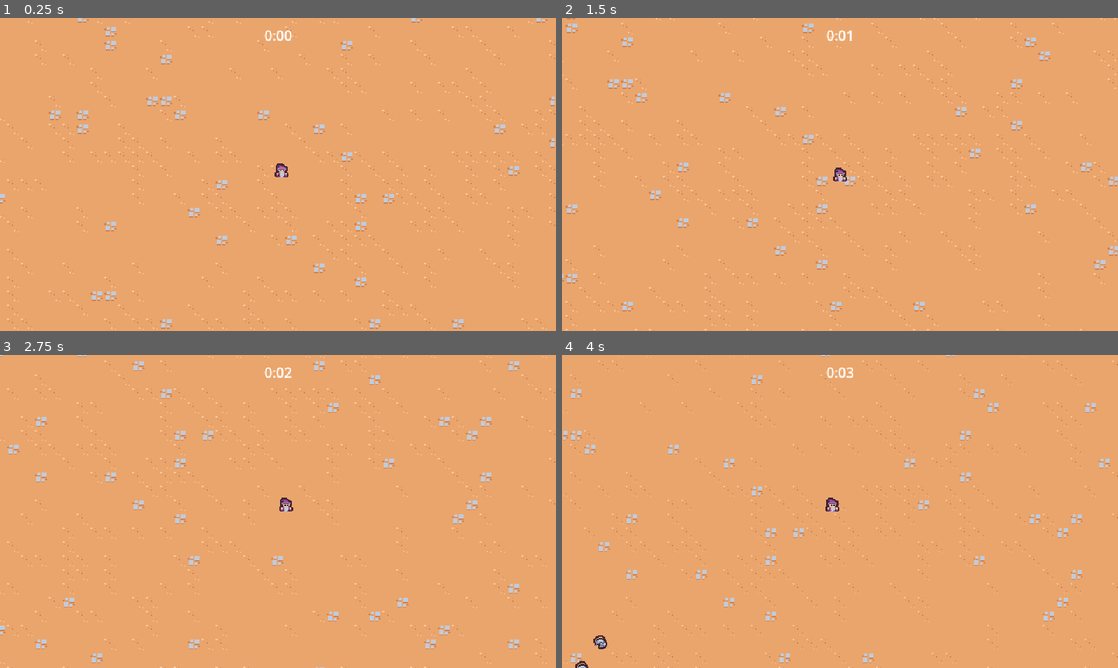
Above: before the commit, frames 1-4 (two rows, left to right).
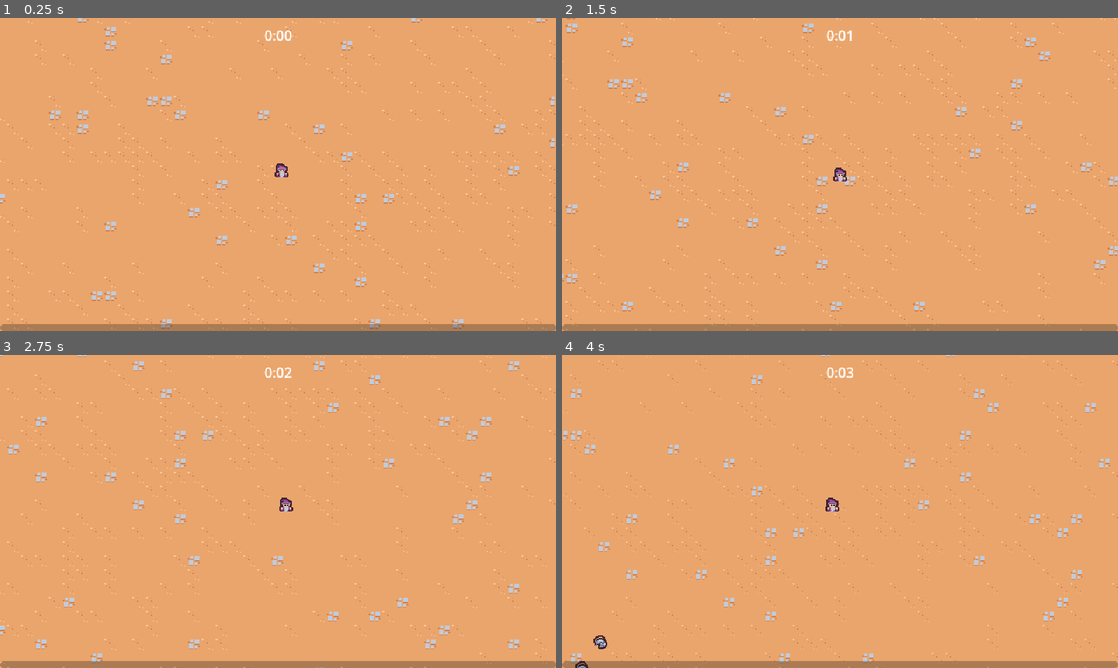
Above: after the commit, the same moments.

Repository: Lukebray/Survivor-Course
Game: Godot game, scene res://scenes/main/main.tscn
Same seed, same stepped clock (60 frames per second), same inputs: the game is played once before the commit and once after it.
Inputs:
- Up to frame 1 (0.25 s): no input
- Up to frame 2 (1.5 s): hold D (move_right) 0.53-1.28 s; hold S (move_down) from 1.28 s (still down)
- Up to frame 3 (2.75 s): release S (move_down) at 2.03 s; hold D (move_right) from 2.03 s (still down)
- Up to frame 4 (4 s): release D (move_right) at 2.78 s; hold W (move_up) 2.78-3.53 s; hold A (move_left) from 3.53 s (still down)

The runs differ from the first frame. In frame 1, 2.2% of the frame differs, in the area x 0-100%, y 97-100%; in frame 2, 2.2%; in frame 3, 2.2%; in frame 4, 2.2%.

Commit message:
added level up and upgrades

Diff:
--- /dev/null
+++ b/resources/upgrades/ability_upgrade.gd
@@ -0,0 +1,7 @@
+extends Resource
+class_name AbilityUpgrade
+
+
+@export var id : String
+@export var name : String
+@export_multiline var description : String
--- /dev/null
+++ b/resources/upgrades/sword_rate.tres
@@ -0,0 +1,9 @@
+[gd_resource type="Resource" load_steps=2 format=3 uid="uid://b0gb4y8iieoyp"]
+
+[ext_resource type="Script" path="res://resources/upgrades/ability_upgrade.gd" id="1_5j6uc"]
+
+[resource]
+script = ExtResource("1_5j6uc")
+id = "sword_rate"
+name = "Sword Quickness"
+description = "Increases the sword attack rate by 10%"
--- a/scenes/game_object/basic_enemy/basic_enemy.gd
+++ b/scenes/game_object/basic_enemy/basic_enemy.gd
@@ -20,7 +20,3 @@
 	if player_node != null:
 		return (player_node.global_position - global_position).normalized()
 	return Vector2.ZERO
-
-
-func _on_area_2d_area_entered(area):
-	health_component.damage(100)
--- a/scenes/main/main.tscn
+++ b/scenes/main/main.tscn
@@ -6,18 +6,26 @@
 [ext_resource type="PackedScene" uid="uid://cbxna5ybubgtc" path="res://scenes/ui/arena_time_ui.tscn" id="1_lwse3"]
 [ext_resource type="PackedScene" uid="uid://dv4hspeq0hc7c" path="res://scenes/manager/enemy_manager.tscn" id="1_oydgm"]
 [ext_resource type="PackedScene" uid="uid://clnbgi35p4vdx" path="res://scenes/manager/arena_time_manager.tscn" id="2_edpmj"]
-[ext_resource type="PackedScene" uid="uid://baa8kx3luiwgf" path="res://scenes/manager/experience_manager.tscn" id="4_rm3tw"]
+[ext_resource type="PackedScene" uid="uid://5igsd5geq25a" path="res://scenes/ui/experience_bar.tscn" id="2_k5h8d"]
+[ext_resource type="PackedScene" path="res://scenes/manager/experience_manager.tscn" id="4_rm3tw"]
+[ext_resource type="PackedScene" uid="uid://bgtfivkxv0g5l" path="res://scenes/manager/upgrade_manager.tscn" id="6_obsna"]
 
 [node name="Main" type="Node"]
 
 [node name="ArenaTimeUI" parent="." node_paths=PackedStringArray("arena_time_manager") instance=ExtResource("1_lwse3")]
 arena_time_manager = NodePath("../ArenaTimeManager")
 
+[node name="ExperienceBar" parent="." node_paths=PackedStringArray("experience_manager") instance=ExtResource("2_k5h8d")]
+experience_manager = NodePath("../ExperienceManager")
+
 [node name="ArenaTimeManager" parent="." instance=ExtResource("2_edpmj")]
 
 [node name="EnemyManager" parent="." instance=ExtResource("1_oydgm")]
 
 [node name="ExperienceManager" parent="." instance=ExtResource("4_rm3tw")]
+
+[node name="UpgradeManager" parent="." node_paths=PackedStringArray("experience_manager") instance=ExtResource("6_obsna")]
+experience_manager = NodePath("../ExperienceManager")
 
 [node name="GameCamera" parent="." instance=ExtResource("1_at4hg")]
 
--- a/scenes/manager/experience_manager.gd
+++ b/scenes/manager/experience_manager.gd
@@ -1,14 +1,27 @@
 extends Node
 
+signal experience_updated(current_experience : float, target_experience : float)
+signal level_up(new_level : int)
+
+const TARGET_EXPERIENCE_GROWTH = 5
+
 var current_experience = 0
+var current_level = 1
+var target_experience = 5
 
 func _ready():
 	GameEvents.experience_vial_collected.connect(on_experience_vial_collected)
 
 
 func increment_experience(number : float):
-	current_experience += number
-	print(current_experience)
+	current_experience = min(current_experience + number, target_experience)
+	experience_updated.emit(current_experience, target_experience)
+	if current_experience == target_experience:
+		current_level += 1
+		target_experience += TARGET_EXPERIENCE_GROWTH
+		current_experience = 0
+		experience_updated.emit(current_experience, target_experience)
+		level_up.emit(current_level)
 
 
 func on_experience_vial_collected(number : float):
--- /dev/null
+++ b/scenes/manager/upgrade_manager.gd
@@ -0,0 +1,25 @@
+extends Node
+
+@export var upgrade_pool : Array[AbilityUpgrade]
+@export var experience_manager : Node
+
+var current_upgrades = {}
+
+
+
+func _ready():
+	experience_manager.level_up.connect(on_level_up)
+
+func on_level_up(current_level : int):
+	var chosen_upgrade = upgrade_pool.pick_random() as AbilityUpgrade
+	if chosen_upgrade == null:
+		return
+
+	var has_upgrade = current_upgrades.has(chosen_upgrade.id)
+	if !has_upgrade:
+		current_upgrades[chosen_upgrade.id] = {
+			"resource": chosen_upgrade,
+			"quantity": 1
+		}
+	else:
+		current_upgrades[chosen_upgrade.id]["quantity"] += 1
--- /dev/null
+++ b/scenes/manager/upgrade_manager.tscn
@@ -0,0 +1,8 @@
+[gd_scene load_steps=3 format=3 uid="uid://bgtfivkxv0g5l"]
+
+[ext_resource type="Script" path="res://scenes/manager/upgrade_manager.gd" id="1_hbqhs"]
+[ext_resource type="Resource" uid="uid://b0gb4y8iieoyp" path="res://resources/upgrades/sword_rate.tres" id="2_ebyy0"]
+
+[node name="UpgradeManager" type="Node"]
+script = ExtResource("1_hbqhs")
+upgrade_pool = Array[Resource("res://resources/upgrades/ability_upgrade.gd")]([ExtResource("2_ebyy0")])
--- /dev/null
+++ b/scenes/ui/experience_bar.gd
@@ -0,0 +1,15 @@
+extends CanvasLayer
+
+
+@export var experience_manager : Node
+@onready var progress_bar = $MarginContainer/ProgressBar
+
+# Called when the node enters the scene tree for the first time.
+func _ready():
+	progress_bar.value = 0
+	experience_manager.experience_updated.connect(on_experience_updated)
+
+
+func on_experience_updated(current_experience : float, target_experience : float):
+	var percent = current_experience / target_experience
+	progress_bar.value = percent
--- /dev/null
+++ b/scenes/ui/experience_bar.tscn
@@ -0,0 +1,23 @@
+[gd_scene load_steps=2 format=3 uid="uid://5igsd5geq25a"]
+
+[ext_resource type="Script" path="res://scenes/ui/experience_bar.gd" id="1_ob7o8"]
+
+[node name="ExperienceBar" type="CanvasLayer"]
+script = ExtResource("1_ob7o8")
+
+[node name="MarginContainer" type="MarginContainer" parent="."]
+anchors_preset = 15
+anchor_right = 1.0
+anchor_bottom = 1.0
+grow_horizontal = 2
+grow_vertical = 2
+mouse_filter = 2
+
+[node name="ProgressBar" type="ProgressBar" parent="MarginContainer"]
+custom_minimum_size = Vector2(0, 8)
+layout_mode = 2
+size_flags_vertical = 8
+mouse_filter = 2
+max_value = 1.0
+value = 0.5
+show_percentage = false
Not shown: 1 places in scenes/main/main.tscn that only renumber resources
